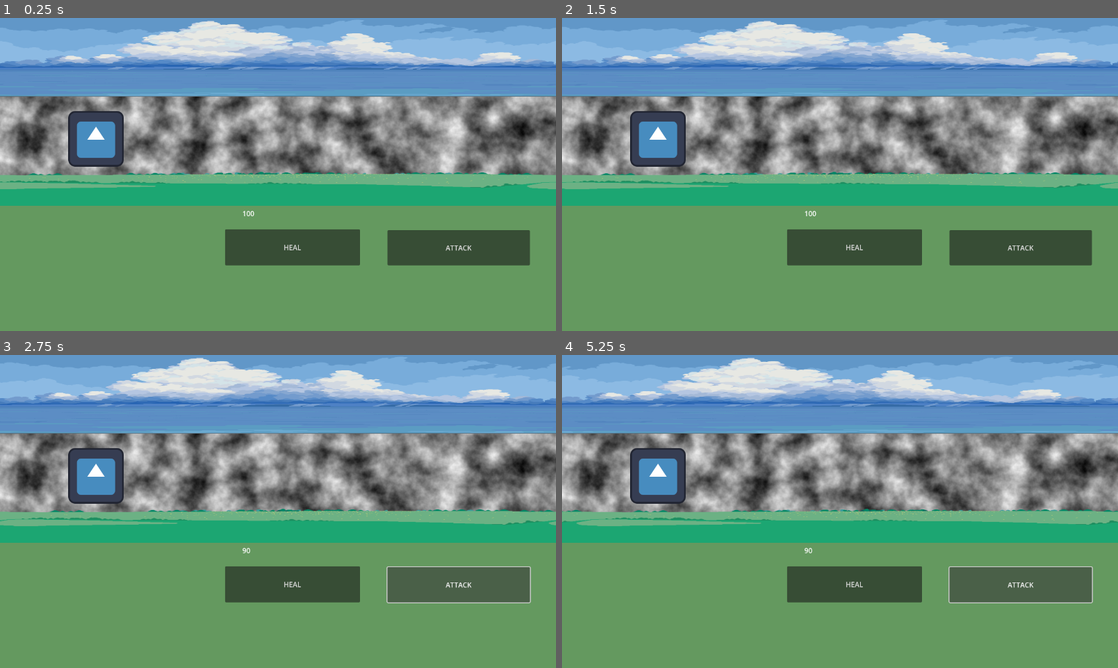
Above: before the commit, frames 1-4 (two rows, left to right).
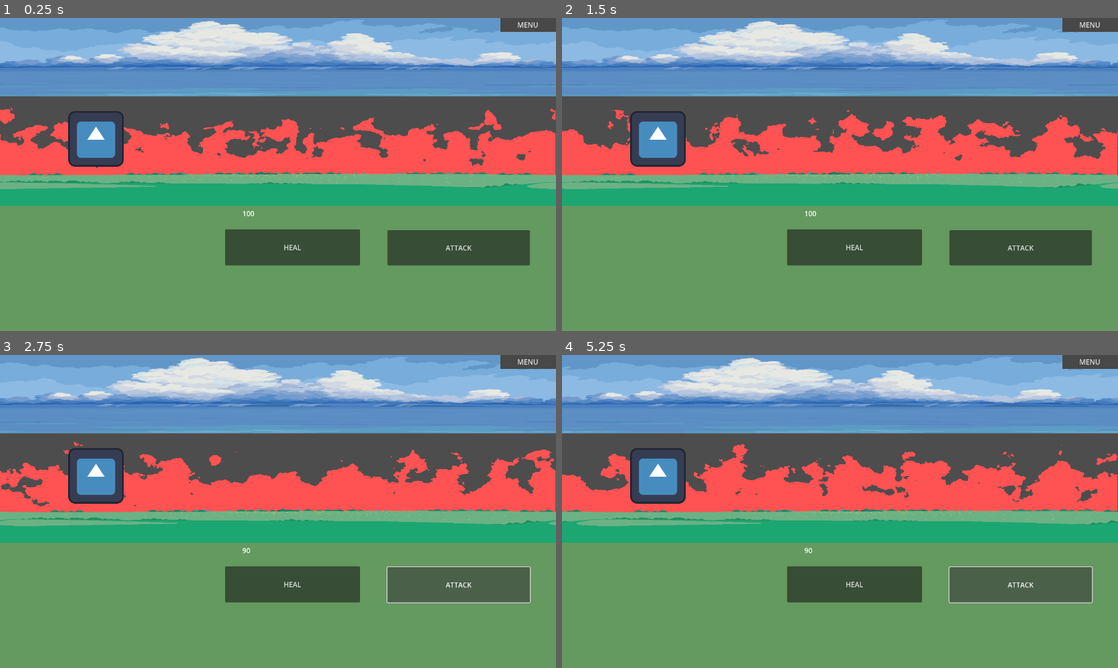
Above: after the commit, the same moments.

Repository: Geo821/Pokemon_Like_Combat_Godot
Game: Godot game, scene res://Scenes/main.tscn
Two runs of this game, one before a commit and one after it. Both use one fixed random seed, a clock stepped at 60 frames per second and the inputs below. The engine's default icon, where the game draws it, is replaced by a stand-in: a white triangle on a blue panel in a dark square.
Inputs (mouse positions are in pixels of both pictures, inside the frame that each line leads up to):
- Up to frame 1 (0.25 s): no input
- Up to frame 2 (1.5 s): click (1090, 24) at 0.5 s, where only the run after the commit has a clickable "MENU"; click (840, 130) at 1.25 s, where only the run after the commit has a clickable "RESUME"
- Up to frame 3 (2.75 s): click "ATTACK" at 2 s
- Up to frame 4 (5.25 s): click "HEAL" at 2.75 s; click "ATTACK" at 3.5 s; click "HEAL" at 4.25 s; click "ATTACK" at 5 s

The runs differ from the first frame. In frame 1, 21% of the frame differs, in the area x 0-100%, y 0-51%; in frame 2, 21%; in frame 3, 21%; in frame 4, 21%.

Commit message:
menu si background
am adaugat un menu system si am mai schimbat cateva chestii la background

Diff:
--- a/PokemonLikeGame/Scenes/main.tscn
+++ b/PokemonLikeGame/Scenes/main.tscn
@@ -1,7 +1,8 @@
-[gd_scene load_steps=3 format=3 uid="uid://djhu2chittd2g"]
+[gd_scene load_steps=4 format=3 uid="uid://djhu2chittd2g"]
 
 [ext_resource type="PackedScene" uid="uid://bck1uwlkoj5kv" path="res://Scenes/parallax_background.tscn" id="1_2spnu"]
 [ext_resource type="PackedScene" uid="uid://do7cyavlp0gom" path="res://Scenes/player_attacks_ui.tscn" id="2_y0vh8"]
+[ext_resource type="PackedScene" uid="uid://w23leos3suq7" path="res://Scenes/menu_ui.tscn" id="3_tcaeg"]
 
 [node name="Main" type="Node2D"]
 
@@ -10,3 +11,7 @@
 [node name="ParallaxBackground" parent="CanvasLayer" instance=ExtResource("1_2spnu")]
 
 [node name="Player_Attack_UI" parent="CanvasLayer" instance=ExtResource("2_y0vh8")]
+mouse_filter = 2
+
+[node name="MENU_UI" parent="CanvasLayer" instance=ExtResource("3_tcaeg")]
+mouse_filter = 2
--- /dev/null
+++ b/PokemonLikeGame/Scenes/menu_ui.tscn
@@ -0,0 +1,327 @@
+[gd_scene load_steps=10 format=3 uid="uid://w23leos3suq7"]
+
+[ext_resource type="Script" path="res://scripts/menu_open.gd" id="1_e70he"]
+[ext_resource type="Texture2D" uid="uid://e6l2ktoalgqv" path="res://Sprites/simple_natural_landscape_pixel_art_background/origbig.png" id="2_jlhe1"]
+[ext_resource type="Shader" path="res://Shader/background.gdshader" id="3_pxx1r"]
+
+[sub_resource type="StyleBoxFlat" id="StyleBoxFlat_jh6j6"]
+bg_color = Color(0.282353, 0.282353, 0.282353, 1)
+
+[sub_resource type="StyleBoxFlat" id="StyleBoxFlat_o8odp"]
+bg_color = Color(0.211765, 0.211765, 0.211765, 1)
+
+[sub_resource type="StyleBoxFlat" id="StyleBoxFlat_7s3cn"]
+bg_color = Color(0.298039, 0.298039, 0.298039, 0)
+
+[sub_resource type="FastNoiseLite" id="FastNoiseLite_lfjej"]
+
+[sub_resource type="NoiseTexture2D" id="NoiseTexture2D_ub1hq"]
+seamless = true
+noise = SubResource("FastNoiseLite_lfjej")
+
+[sub_resource type="ShaderMaterial" id="ShaderMaterial_wokks"]
+shader = ExtResource("3_pxx1r")
+shader_parameter/yoffset = 0.5
+shader_parameter/animation_speed = 0.5
+shader_parameter/flame_color = Color(1, 0.239216, 0.239216, 1)
+shader_parameter/noise_texture = SubResource("NoiseTexture2D_ub1hq")
+
+[node name="MENU_UI" type="Control"]
+layout_mode = 3
+anchors_preset = 15
+anchor_right = 1.0
+anchor_bottom = 1.0
+grow_horizontal = 2
+grow_vertical = 2
+script = ExtResource("1_e70he")
+
+[node name="menu_button" type="Button" parent="."]
+layout_mode = 1
+anchors_preset = 1
+anchor_left = 1.0
+anchor_right = 1.0
+offset_left = -128.0
+offset_bottom = 32.0
+grow_horizontal = 0
+theme_override_styles/normal = SubResource("StyleBoxFlat_jh6j6")
+theme_override_styles/hover = SubResource("StyleBoxFlat_o8odp")
+theme_override_styles/pressed = SubResource("StyleBoxFlat_jh6j6")
+theme_override_styles/focus = SubResource("StyleBoxFlat_o8odp")
+text = "MENU"
+
+[node name="Menu_Panel" type="Panel" parent="."]
+unique_name_in_owner = true
+layout_mode = 1
+anchors_preset = 8
+anchor_left = 0.5
+anchor_top = 0.5
+anchor_right = 0.5
+anchor_bottom = 0.5
+offset_left = -208.0
+offset_top = -280.0
+offset_right = 204.0
+offset_bottom = 276.0
+grow_horizontal = 2
+grow_vertical = 2
+theme_override_styles/panel = SubResource("StyleBoxFlat_7s3cn")
+
+[node name="TextureRect" type="TextureRect" parent="Menu_Panel"]
+texture_filter = 3
+layout_mode = 1
+anchors_preset = 15
+anchor_right = 1.0
+anchor_bottom = 1.0
+grow_horizontal = 2
+grow_vertical = 2
+texture = ExtResource("2_jlhe1")
+expand_mode = 1
+
+[node name="ColorRect" type="ColorRect" parent="Menu_Panel"]
+visible = false
+material = SubResource("ShaderMaterial_wokks")
+layout_mode = 1
+anchors_preset = 15
+anchor_right = 1.0
+anchor_bottom = 1.0
+grow_horizontal = 2
+grow_vertical = 2
+
+[node name="Label" type="Label" parent="Menu_Panel"]
+layout_mode = 1
+anchors_preset = 5
+anchor_left = 0.5
+anchor_right = 0.5
+offset_left = -96.5
+offset_top = 36.0
+offset_right = 96.5
+offset_bottom = 124.0
+grow_horizontal = 2
+theme_override_font_sizes/font_size = 50
+text = "PAUSED"
+horizontal_alignment = 1
+vertical_alignment = 1
+
+[node name="resume_button" type="Button" parent="Menu_Panel"]
+layout_mode = 1
+anchors_preset = 8
+anchor_left = 0.5
+anchor_top = 0.5
+anchor_right = 0.5
+anchor_bottom = 0.5
+offset_left = -84.0
+offset_top = -128.0
+offset_right = 84.0
+offset_bottom = -64.0
+grow_horizontal = 2
+grow_vertical = 2
+theme_override_font_sizes/font_size = 20
+theme_override_styles/normal = SubResource("StyleBoxFlat_jh6j6")
+theme_override_styles/hover = SubResource("StyleBoxFlat_o8odp")
+theme_override_styles/pressed = SubResource("StyleBoxFlat_jh6j6")
+theme_override_styles/focus = SubResource("StyleBoxFlat_o8odp")
+text = "
+"
+
+[node name="Label" type="Label" parent="Menu_Panel/resume_button"]
+layout_mode = 1
+anchors_preset = 15
+anchor_right = 1.0
+anchor_bottom = 1.0
+grow_horizontal = 2
+grow_vertical = 2
+theme_override_font_sizes/font_size = 20
+text = "RESUME"
+horizontal_alignment = 1
+vertical_alignment = 1
+
+[node name="fullscreen_button" type="Button" parent="Menu_Panel"]
+layout_mode = 1
+anchors_preset = 8
+anchor_left = 0.5
+anchor_top = 0.5
+anchor_right = 0.5
+anchor_bottom = 0.5
+offset_left = -84.0
+offset_top = -6.0
+offset_right = 84.0
+offset_bottom = 58.0
+grow_horizontal = 2
+grow_vertical = 2
+theme_override_font_sizes/font_size = 20
+theme_override_styles/normal = SubResource("StyleBoxFlat_jh6j6")
+theme_override_styles/hover = SubResource("StyleBoxFlat_o8odp")
+theme_override_styles/pressed = SubResource("StyleBoxFlat_jh6j6")
+theme_override_styles/focus = SubResource("StyleBoxFlat_o8odp")
+text = "
+"
+
+[node name="fullscreen_text" type="Label" parent="Menu_Panel/fullscreen_button"]
+unique_name_in_owner = true
+layout_mode = 1
+anchors_preset = 15
+anchor_right = 1.0
+anchor_bottom = 1.0
+grow_horizontal = 2
+grow_vertical = 2
+theme_override_font_sizes/font_size = 15
+text = "FULLSCREEN:OFF"
+horizontal_alignment = 1
+vertical_alignment = 1
+
+[node name="quit_button" type="Button" parent="Menu_Panel"]
+layout_mode = 1
+anchors_preset = 8
+anchor_left = 0.5
+anchor_top = 0.5
+anchor_right = 0.5
+anchor_bottom = 0.5
+offset_left = -84.0
+offset_top = 114.0
+offset_right = 84.0
+offset_bottom = 178.0
+grow_horizontal = 2
+grow_vertical = 2
+theme_override_font_sizes/font_size = 20
+theme_override_styles/normal = SubResource("StyleBoxFlat_jh6j6")
+theme_override_styles/hover = SubResource("StyleBoxFlat_o8odp")
+theme_override_styles/pressed = SubResource("StyleBoxFlat_jh6j6")
+theme_override_styles/focus = SubResource("StyleBoxFlat_o8odp")
+
+[node name="Label" type="Label" parent="Menu_Panel/quit_button"]
+layout_mode = 1
+anchors_preset = 15
+anchor_right = 1.0
+anchor_bottom = 1.0
+grow_horizontal = 2
+grow_vertical = 2
+theme_override_font_sizes/font_size = 20
+text = "QUIT"
+horizontal_alignment = 1
+vertical_alignment = 1
+
+[node name="Music_Panel" type="Panel" parent="."]
+unique_name_in_owner = true
+visible = false
+layout_mode = 1
+anchors_preset = 8
+anchor_left = 0.5
+anchor_top = 0.5
+anchor_right = 0.5
+anchor_bottom = 0.5
+offset_left = -200.0
+offset_top = -204.0
+offset_right = 200.0
+offset_bottom = 204.0
+grow_horizontal = 2
+grow_vertical = 2
+
+[node name="Label" type="Label" parent="Music_Panel"]
+layout_mode = 1
+anchors_preset = 5
+anchor_left = 0.5
+anchor_right = 0.5
+offset_left = -88.0
+offset_right = 88.0
+offset_bottom = 88.0
+grow_horizontal = 2
+theme_override_font_sizes/font_size = 40
+text = "MUSIC SETTINGS"
+horizontal_alignment = 1
+vertical_alignment = 1
+
+[node name="Button" type="Button" parent="Music_Panel"]
+layout_mode = 1
+anchors_preset = 8
+anchor_left = 0.5
+anchor_top = 0.5
+anchor_right = 0.5
+anchor_bottom = 0.5
+offset_left = -80.0
+offset_top = 16.0
+offset_right = 88.0
+offset_bottom = 78.0
+grow_horizontal = 2
+grow_vertical = 2
+
+[node name="Label" type="Label" parent="Music_Panel/Button"]
+layout_mode = 1
+anchors_preset = 8
+anchor_left = 0.5
+anchor_top = 0.5
+anchor_right = 0.5
+anchor_bottom = 0.5
+offset_left = -67.5
+offset_top = -14.0
+offset_right = 67.5
+offset_bottom = 14.0
+grow_horizontal = 2
+grow_vertical = 2
+theme_override_font_sizes/font_size = 20
+text = "VOLUME: 70%"
+horizontal_alignment = 1
+vertical_alignment = 1
+
+[node name="Button2" type="Button" parent="Music_Panel"]
+layout_mode = 1
+anchors_preset = 8
+anchor_left = 0.5
+anchor_top = 0.5
+anchor_right = 0.5
+anchor_bottom = 0.5
+offset_left = -80.0
+offset_top = 112.0
+offset_right = 88.0
+offset_bottom = 174.0
+grow_horizontal = 2
+grow_vertical = 2
+
+[node name="Label" type="Label" parent="Music_Panel/Button2"]
+layout_mode = 1
+anchors_preset = 8
+anchor_left = 0.5
+anchor_top = 0.5
+anchor_right = 0.5
+anchor_bottom = 0.5
+offset_left = -67.5
+offset_top = -14.0
+offset_right = 67.5
+offset_bottom = 14.0
+grow_horizontal = 2
+grow_vertical = 2
+theme_override_font_sizes/font_size = 20
+text = "BACK"
+horizontal_alignment = 1
+vertical_alignment = 1
+
+[node name="music_settings_button2" type="Button" parent="Music_Panel"]
+layout_mode = 1
+anchors_preset = 8
+anchor_left = 0.5
+anchor_top = 0.5
+anchor_right = 0.5
+anchor_bottom = 0.5
+offset_left = -80.0
+offset_top = -80.0
+offset_right = 88.0
+offset_bottom = -16.0
+grow_horizontal = 2
+grow_vertical = 2
+theme_override_font_sizes/font_size = 20
+
+[node name="mute_text" type="Label" parent="Music_Panel/music_settings_button2"]
+layout_mode = 1
+anchors_preset = 15
+anchor_right = 1.0
+anchor_bottom = 1.0
+grow_horizontal = 2
+grow_vertical = 2
+theme_override_font_sizes/font_size = 20
+text = "MUTE"
+horizontal_alignment = 1
+vertical_alignment = 1
+
+[connection signal="pressed" from="menu_button" to="." method="_on_menu_pressed"]
+[connection signal="pressed" from="Menu_Panel/resume_button" to="." method="_on_resume_button_pressed"]
+[connection signal="pressed" from="Menu_Panel/fullscreen_button" to="." method="_on_fullscreen_button_pressed"]
+[connection signal="pressed" from="Menu_Panel/quit_button" to="." method="_on_quit_button_pressed"]
+[connection signal="pressed" from="Music_Panel/music_settings_button2" to="." method="_on_music_settings_button_pressed"]
--- a/PokemonLikeGame/Scenes/parallax_background.tscn
+++ b/PokemonLikeGame/Scenes/parallax_background.tscn
@@ -1,8 +1,7 @@
-[gd_scene load_steps=13 format=3 uid="uid://bck1uwlkoj5kv"]
+[gd_scene load_steps=12 format=3 uid="uid://bck1uwlkoj5kv"]
 
 [ext_resource type="Script" path="res://Scripts/parallax_background.gd" id="1_m6wxu"]
 [ext_resource type="Texture2D" uid="uid://bhffyqvj524ys" path="res://Sprites/pixel_ocean_and_sky_background/1.png" id="2_qvvbs"]
-[ext_resource type="Texture2D" path="res://Sprites/2.png" id="4_5d0dk"]
 [ext_resource type="Texture2D" uid="uid://d1wcq8vh6uwpi" path="res://Sprites/pixel_ocean_and_sky_background/3.png" id="4_dqq6g"]
 [ext_resource type="Texture2D" uid="uid://duqo338hyqx7q" path="res://Sprites/simple_natural_landscape_pixel_art_background/3.png" id="5_1wpd1"]
 [ext_resource type="Shader" path="res://Shader/background.gdshader" id="5_c1au7"]
@@ -34,11 +33,14 @@
 [sub_resource type="NoiseTexture2D" id="NoiseTexture2D_3bovu"]
 width = 1280
 height = 252
+seamless = true
 noise = SubResource("FastNoiseLite_s73hh")
 
 [sub_resource type="ShaderMaterial" id="ShaderMaterial_273wy"]
 shader = ExtResource("5_c1au7")
+shader_parameter/yoffset = 0.5
 shader_parameter/animation_speed = 0.5
+shader_parameter/flame_color = Color(1, 0.321569, 0.321569, 1)
 shader_parameter/noise_texture = SubResource("NoiseTexture2D_3bovu")
 
 [node name="ParallaxBackground" type="ParallaxBackground"]
@@ -73,7 +75,6 @@
 offset_right = 1280.0
 offset_bottom = 180.0
 grow_horizontal = 2
-texture = ExtResource("4_5d0dk")
 expand_mode = 1
 
 [node name="ParallaxBackground" type="ParallaxBackground" parent="."]
@@ -99,8 +100,8 @@
 [node name="ColorRect" type="ColorRect" parent="ParallaxBackground3"]
 material = SubResource("ShaderMaterial_273wy")
 offset_top = 181.0
-offset_right = 1280.0
-offset_bottom = 433.0
+offset_right = 1279.0
+offset_bottom = 364.0
 color = Color(0.760784, 1, 0.92549, 1)
 
 [node name="ParallaxLayer" type="ParallaxLayer" parent="ParallaxBackground3"]
--- /dev/null
+++ b/PokemonLikeGame/Scripts/menu_open.gd
@@ -0,0 +1,55 @@
+extends Control
+
+func _ready():
+	process_mode = Node.PROCESS_MODE_ALWAYS
+	%Menu_Panel.visible = false
+
+func _process(_delta):
+	screen_size_stuff()
+	if Input.is_action_just_pressed("esc"):
+		if get_tree().paused == false:
+			_on_menu_pressed()
+		else:
+			_on_resume_button_pressed()
+	#volume_ui_stuff()
+func _on_menu_pressed():
+	if %Menu_Panel.visible:
+		%Menu_Panel.visible = false
+	else:
+		%Menu_Panel.visible = true
+
+
+	#if !get_tree().paused:
+		#%Menu_Panel.visible = true
+		##get_tree().paused = true
+	#else:
+		#%Menu_Panel.visible = false
+		##get_tree().paused = false
+
+func _on_resume_button_pressed():
+	#get_tree().paused = false
+	%Menu_Panel.visible = false
+
+
+func _on_quit_button_pressed():
+	#get_tree().paused = true
+	#%Menu_Panel.visible = false
+	get_tree().quit()
+
+
+func _on_fullscreen_button_pressed():
+	if DisplayServer.window_get_mode() == DisplayServer.WINDOW_MODE_FULLSCREEN:
+			DisplayServer.window_set_mode(DisplayServer.WINDOW_MODE_WINDOWED)
+	else:
+			DisplayServer.window_set_mode(DisplayServer.WINDOW_MODE_FULLSCREEN)
+
+func screen_size_stuff():
+	if Input.is_action_just_pressed("fullscreen"):
+		if DisplayServer.window_get_mode() == DisplayServer.WINDOW_MODE_FULLSCREEN:
+			DisplayServer.window_set_mode(DisplayServer.WINDOW_MODE_WINDOWED)
+		else:
+			DisplayServer.window_set_mode(DisplayServer.WINDOW_MODE_FULLSCREEN)
+	if DisplayServer.window_get_mode() == DisplayServer.WINDOW_MODE_FULLSCREEN:
+		%fullscreen_text.text = "FULLSCREEN:ON"
+	else:
+		%fullscreen_text.text = "FULLSCREEN:OFF"
--- a/PokemonLikeGame/Shader/background.gdshader
+++ b/PokemonLikeGame/Shader/background.gdshader
@@ -1,13 +1,18 @@
 shader_type canvas_item;
-
+uniform float yoffset = 0.5;
 uniform float animation_speed = 0.5;
-uniform sampler2D noise_texture: hint_default_black;
+uniform vec4 flame_color : source_color = vec4(1.0);
+uniform sampler2D noise_texture: hint_default_black,repeat_enable;
 
 
 void fragment() {
-	vec4 noise_color = texture(noise_texture, UV);
+	vec2 uv = vec2(UV.x,UV.y + TIME * animation_speed);
+	vec4 noise_color = texture(noise_texture, uv);
 	vec4 final_color = noise_color;
-
-	//final_color += vec4(1.0);
+	final_color.rgb += vec3(UV.y-yoffset);
+	final_color.rgb = step(final_color.rgb, vec3(0.5));
+	final_color.rgb = vec3(1.0) - final_color.r;
+	final_color.a = final_color.r;
+	final_color.rgb = flame_color.rgb;
 	COLOR = final_color;
 }
--- a/PokemonLikeGame/project.godot
+++ b/PokemonLikeGame/project.godot
@@ -23,6 +23,7 @@
 
 window/size/viewport_width=1280
 window/size/viewport_height=720
+window/stretch/mode="viewport"
 
 [input]
 
@@ -31,6 +32,11 @@
 "events": [Object(InputEventKey,"resource_local_to_scene":false,"resource_name":"","device":0,"window_id":0,"alt_presse …(181 unchanged characters)…
 ]
 }
+fullscreen={
+"deadzone": 0.5,
+"events": [Object(InputEventKey,"resource_local_to_scene":false,"resource_name":"","device":-1,"window_id":0,"alt_pressed":false,"shift_pressed":false,"ctrl_pressed":false,"meta_pressed":false,"pressed":false,"keycode":0,"physical_keycode":4194342,"key_label":0,"unicode":0,"echo":false,"script":null)
+]
+}
 
 [rendering]
 
